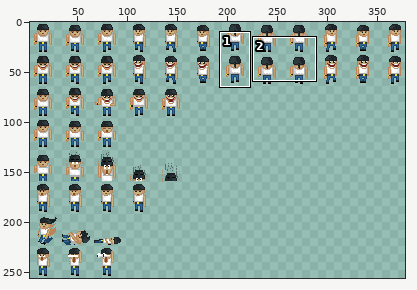
Sprite sheet, stored at gfx/Assets/Characters/bullo.png. The picture above shows the old version from afar; the outline marks the close-up.
Close-up. Before the commit:
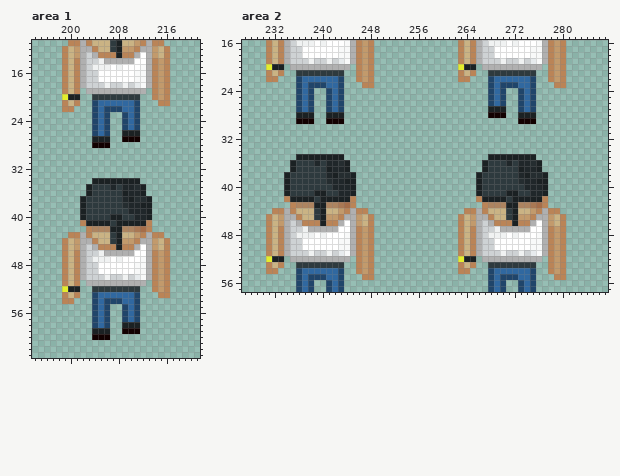
The file is 384x256 pixels. Colours within 5 levels of each other are drawn and written as one. Shown: area 1: x 194..221, y 11..63; area 2: x 227..287, y 16..57. The wide view leaves out empty margins. The commit also changed other parts of the picture, which this record leaves out.
After the commit:
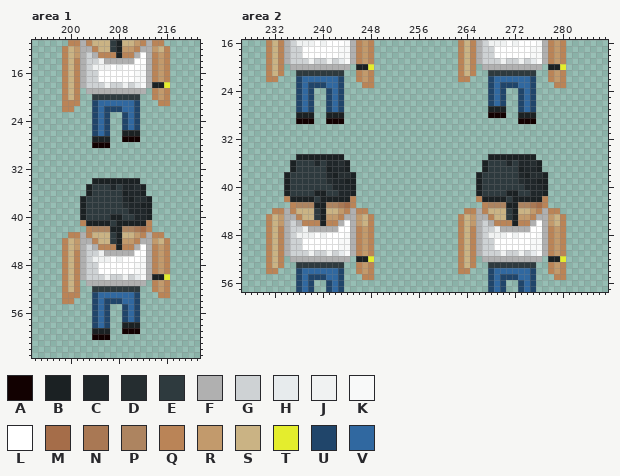
Palette (. is transparent): A #120101  B #1b2123  C #20272a  D #252d30  E #2e3a3e  F #b0b0b0  G #ced2d4  H #e7ebed  J #f0f2f2  K #f8f9f9  L #ffffff  M #a56d49  N #a97854  P #ad8460  Q #ba8457  R #c29a6c  S #cab384  T #e4ed2d  U #20456a  V #3068a0
From old to new:
--- area 1
@@ x 212..217 @@
 12 FFRSQ.
-13 LFRSQ.
+13 LFQRQ.
 14 LFQRQ.
@@ x 194..221 @@
 17 .....QSQFGGLLLLLLKKFQRQ.....
-18 .....QSQFGGGJGGJGHKFQRQ.....
+18 .....QSQFGGGJGGJGHKFBBT.....
 19 .....QSQ.FFFFFFFFFF.QRQ.....
-20 .....TBB..EEEEEEEE..QRQ.....
-21 .....QSQ..UVVVVVVU...QQ.....
+20 .....QSQ..EEEEEEEE..QRQ.....
+21 .....QQQ..UVVVVVVU...QQ.....
 22 .....QQ...UVUUUVVU..........
@@ x 212..217 @@
 44 FFRSQ.
-45 LFRSQ.
+45 LFQRQ.
 46 LFQRQ.
@@ x 194..221 @@
 49 .....QSQFGGLLLLLLKKFQRQ.....
-50 .....QSQFGGGJGGJGHKFQRQ.....
+50 .....QSQFGGGJGGJGHKFBBT.....
 51 .....QSQ.FFFFFFFFFF.QRQ.....
-52 .....TBB..EEEEEEEE..QRQ.....
-53 .....QSQ..UVVVVVVU...QQ.....
+52 .....QSQ..EEEEEEEE..QRQ.....
+53 .....QQQ..UVVVVVVU...QQ.....
 54 .....QQ...UVUUUVVU..........
--- area 2
@@ x 227..287 @@
 19 ....QSQFGGGJGGJGHKFQRQ..............QSQFGGGJGGJGHKFQRQ.......
-20 ....TBB.FFFFFFFFFF.QRQ..............TBB.FFFFFFFFFF.QRQ.......
+20 ....QSQ.FFFFFFFFFF.BBT..............QSQ.FFFFFFFFFF.BBT.......
 21 ....QSQ..EEEEEEEE..QRQ..............QSQ..EEEEEEEE..QRQ.......
@@ x 227..287 @@
 51 ....QSQFGGGJGGJGHKFQRQ..............QSQFGGGJGGJGHKFQRQ.......
-52 ....TBB.FFFFFFFFFF.QRQ..............TBB.FFFFFFFFFF.QRQ.......
+52 ....QSQ.FFFFFFFFFF.BBT..............QSQ.FFFFFFFFFF.BBT.......
 53 ....QSQ..EEEEEEEE..QRQ..............QSQ..EEEEEEEE..QRQ.......
